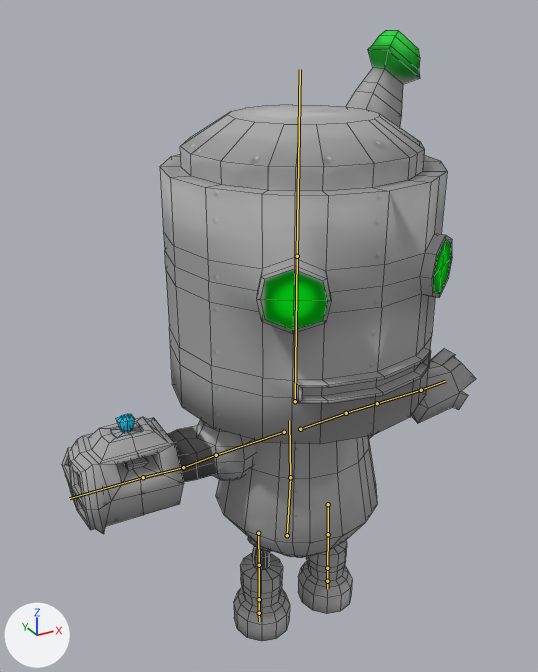
One commit to the Blender file Cute shooting game/Assets/Models/Characters/Robot/Robot.blend: the scene before it, then after it.
Both versions are drawn from a camera (50 mm lens) standing at (-3.23, -5.35, 5.99) and looking at (-0.18, 0.19, 3.22). The lights are fixed; the arrows at lower left show +X, +Y and +Z. Both versions are drawn at frame 0 of the action 'Shoot'; the numbers are the values there. The bones that bend it are drawn over the model as lines. Mesh edges are drawn as thin lines.
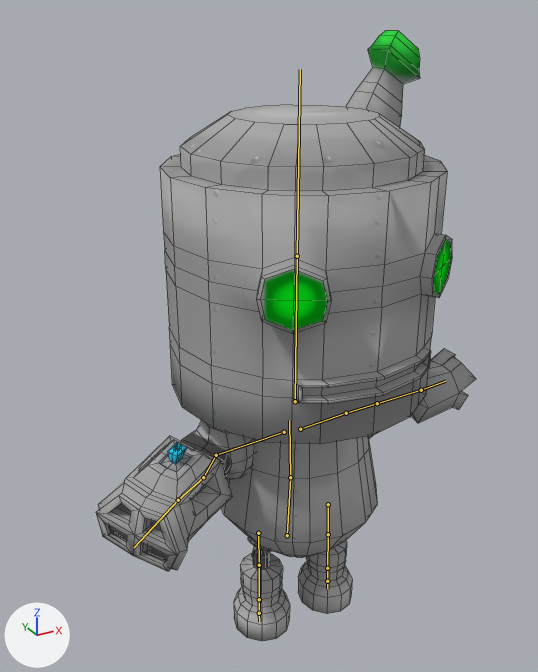
What the commit changed:
Bone 'R_UpperArm' (bone_r_upperarm) turns from (0, 0, 0) to (-37, -11, 3) degrees about its own x, y and z.

Pixel boxes [x1, y1, x2, y2] of what changed, in the pictures (538 x 672 px):
'Mesh', posed (8% narrower): before [62, 30, 476, 641]; after [96, 30, 476, 641]
bone 'R_UpperArm', root to tip: before (216, 455) to (183, 467); after (216, 455) to (203, 477)
